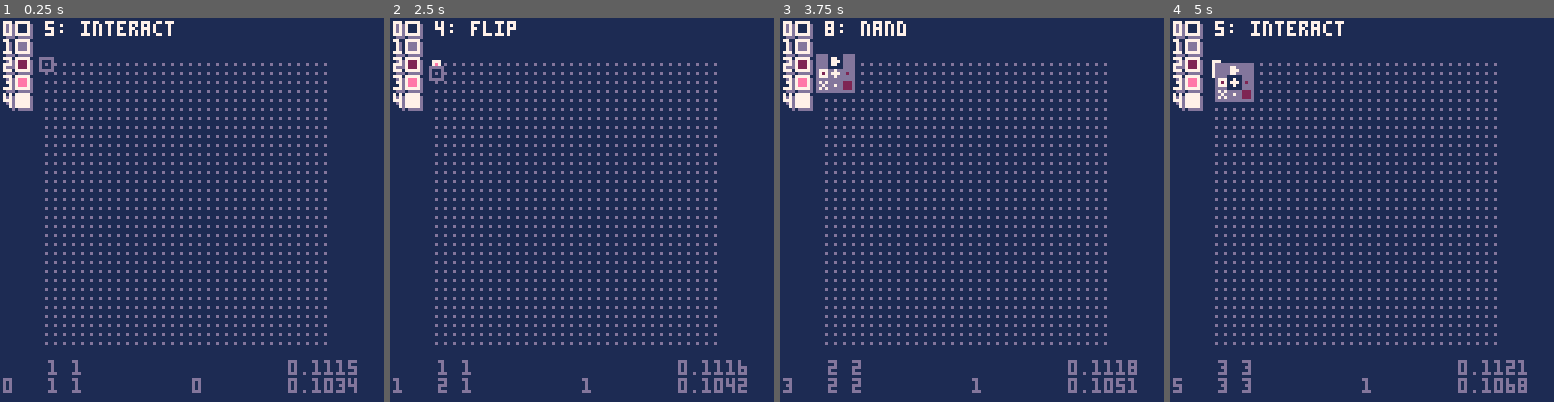
Above: before the commit, frames 1-4 (left to right).
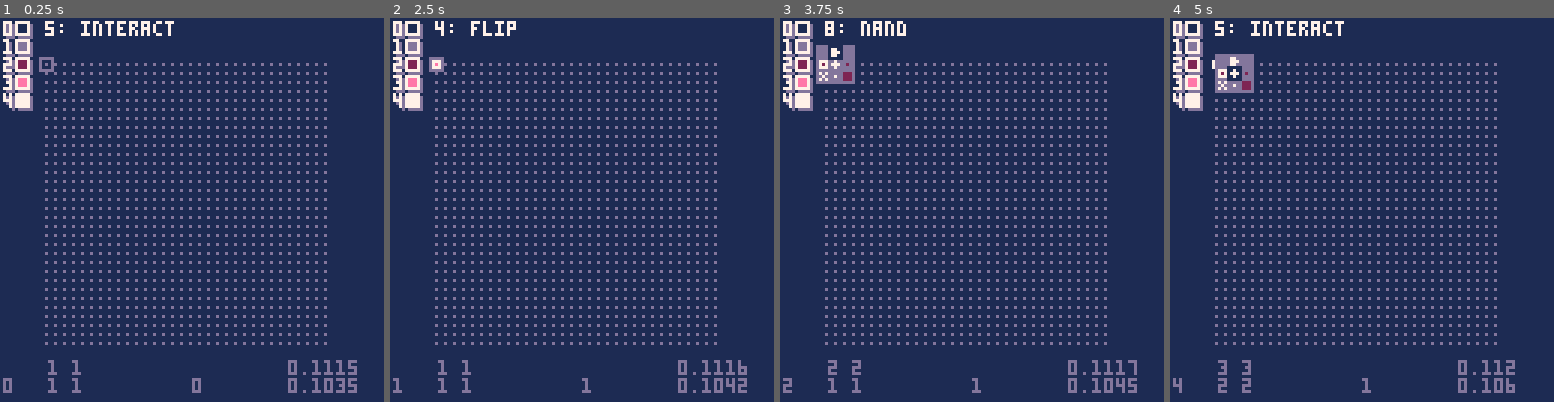
Above: after the commit, the same moments.

Repository: SestrenExsis/NANDGate
Game: PICO-8 cartridge nandgate.p8
The game is run twice, just before and just after one commit, with the same random seed, the same clock (stepped at 60 frames per second) and the same inputs.
Inputs:
- Up to frame 1 (0.25 s): no input
- Up to frame 2 (2.5 s): tap O (Z key) at 0.33, 0.7, 1.43, 2.22 s; tap X (X key) at 1.07, 2.07, 2.4 s; hold Left 1.97-2.37 s; hold Down from 2.42 s (still down)
- Up to frame 3 (3.75 s): tap X (X key) every 0.33 s from 2.73 to 3.73 s; release Down at 2.82 s; hold Right 2.87-3.53 s; tap O (Z key) at 3.1 s; hold Up from 3.58 s (still down)
- Up to frame 4 (5 s): tap O (Z key) at 3.98, 4.87 s; tap X (X key) at 4.07, 4.4, 4.73 s; release Up at 4.08 s; hold Right 4.13-4.53 s; hold Down from 4.58 s (still down)

The runs differ from the first frame. In frame 1, less than 0.1% of the frame differs, in the area x 90-93%, y 93-98%; in frame 2, 0.2%; in frame 3, 0.9%; in frame 4, 1.0%, in the area x 0-93%, y 9-98%.

Commit message:
Fix issues with FUSE command

Diff:
--- a/nandgate.p8
+++ b/nandgate.p8
@@ -135,6 +135,10 @@
 	sx,sy, -- start pos : numbers
 	ex,ey  -- end pos   : numbers
 	)
+	--local msg="grid:connect("
+	--msg=msg..sx..","..sy..","
+	--msg=msg..ex..","..ey..")"
+	--printh(msg,_cart)
 	local si=self.wd*(sy-1)+sx
 	local sdy=mid(-1,ey-sy,1)
 	local sdx=mid(-1,ex-sx,1)
@@ -198,6 +202,8 @@
 end
 
 function grid:go(a)
+	--local msg="grid:go("..a..")"
+	--printh(msg,_cart)
 	local d=_dirs[a]
 	local dx=d[1]
 	local dy=d[2]
@@ -206,6 +212,9 @@
 end
 
 function grid:move(a,b)
+	--local msg="grid:move("
+	--msg=msg..a..","..b..")"
+	--printh(msg,_cart)
 	log("7"..hex(a,1)..hex(b,1))
 	local d=_dirs[a]
 	local dx=b*d[1]
@@ -338,7 +347,8 @@
 end
 
 function grid:fuse(a)
-	self:update()
+	--local msg="grid:fuse("..a..")"
+	--printh(msg,_cart)
 	log("6"..hex(a,1))
 	local d=_dirs[a]
 	local dx=d[1]
@@ -363,10 +373,9 @@
 			self.lx,self.ly
 		)
 	end
-	self.lx+=dx
-	self.ly+=dy
-	self.x=self.lx
-	self.y=self.ly
+	self:go(a)
+	self.lx=self.x
+	self.ly=self.y
 	add(self.hst,6)
 	add(self.hst,a%0x10)
 end
@@ -628,15 +637,17 @@
 			end
 		end
 	else
-		if btnp(⬅️) then
-			_g:go(4)
-		elseif btnp(➡️) then
-			_g:go(6)
-		end
-		if btnp(⬆️) then
-			_g:go(8)
-		elseif btnp(⬇️) then
-			_g:go(2)
+		if not btn(❎) then
+			if btnp(⬅️) then
+				_g:go(4)
+			elseif btnp(➡️) then
+				_g:go(6)
+			end
+			if btnp(⬆️) then
+				_g:go(8)
+			elseif btnp(⬇️) then
+				_g:go(2)
+			end
 		end
 		local tool=_tools[_toolidx]
 		local lidx=_g:idxof(lgx,lgy)
@@ -657,18 +668,20 @@
 		elseif tool=="wire" then
 			if btn(❎) then
 				local dr=5
-				if lgx<_g.x then
+				if btnp(⬅️) then
 					dr-=1
-				elseif lgx>_g.x then
+				elseif btnp(➡️) then
 					dr+=1
 				end
-				if lgy<_g.y then
+				if btnp(⬆️) then
 					dr+=3
-				elseif lgy>_g.y then
+				elseif btnp(⬇️) then
 					dr-=3
 				end
 				if dr!=5 then
+					_g:update()
 					_g:fuse(dr)
+					--_g:update()
 				end
 			end
 		elseif tool=="delete" then
